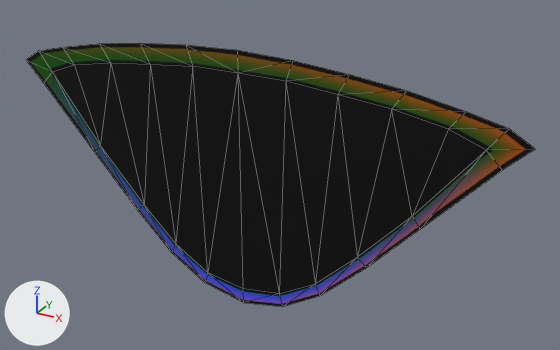
Before and after pictures for a commit that changed the glTF model server/public/puppet_002/MouthStickerDog1_out/MouthStickerDog1.gltf.
The view is the same before and after, from a 50 mm lens placed at (0.589, -0.943, 0.36), pointed at (0.051, 0.036, -0.13). Arrows for +X, +Y and +Z are at lower left; the lights stay in place. Mesh edges are drawn as thin lines. Where no turn or scale is listed for an object, it has been applied to the vertices. Vertices at the same position are counted once.

In view in the first picture: 'Line006'.
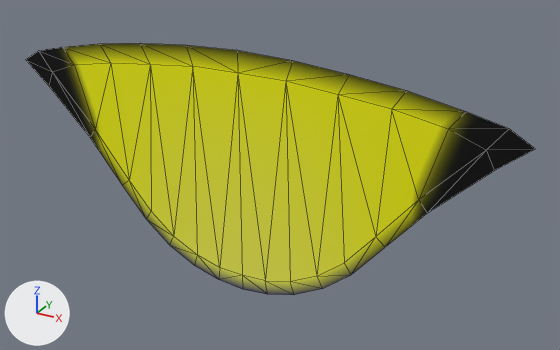
Commit message: Update dog mouth shape.

Pixel boxes [x1, y1, x2, y2] of what changed, in the pictures (560 x 350 px):
'Line006', surface changed, reshaped (black to yellow)
    before: [26, 43, 535, 306]
    after: [26, 43, 535, 295]
part 1 of me_line006, built on
    before: [138, 67, 367, 306]
    after: [123, 67, 385, 295]
part 2 of me_line006, recoloured (black to yellow)
    both: [26, 43, 535, 273]

Edits to the bpy script that builds the scene:
```text
Add img_why_png:
    img_why_png = load_image('why.png', 'why.png', 512, 512, 'sRGB')
Change mat_03___default:
    where n4 = _N.new('ShaderNodeTexImage'); n4.name = 'Image Texture'
    n4.image: img_mouthmorphtexture2_png -> img_why_png
Change me_line006:
    used by ob_line006; location = (0.0, 0.0, 0.0)
    remove me_line006.from_pydata(...)  # 44 vertices, 62 faces; spans x -0.434..0.434, y 0.0, z -0.361..0.071
    add me_line006.from_pydata(...)  # 52 vertices, 74 faces; spans x -0.434..0.434, y 0.0, z -0.335..0.071
    me_line006 part 1
    6 vertices are removed from x -0.143..0.143, y 0.0, z -0.361..-0.304
    19 faces are deleted
    14 vertices move from x -0.397..0.397, y 0.0, z -0.345..-0.037 to x -0.387..0.387, y 0.0, z -0.305..-0.04
    14 vertices are added at x -0.194..0.193, y 0.0, z -0.335..-0.233
    31 new faces join them
    me_line006 part 2: 43 kept faces spanning x -0.434..0.434, y 0.0, z -0.305..0.071 get new vertex colours
```
